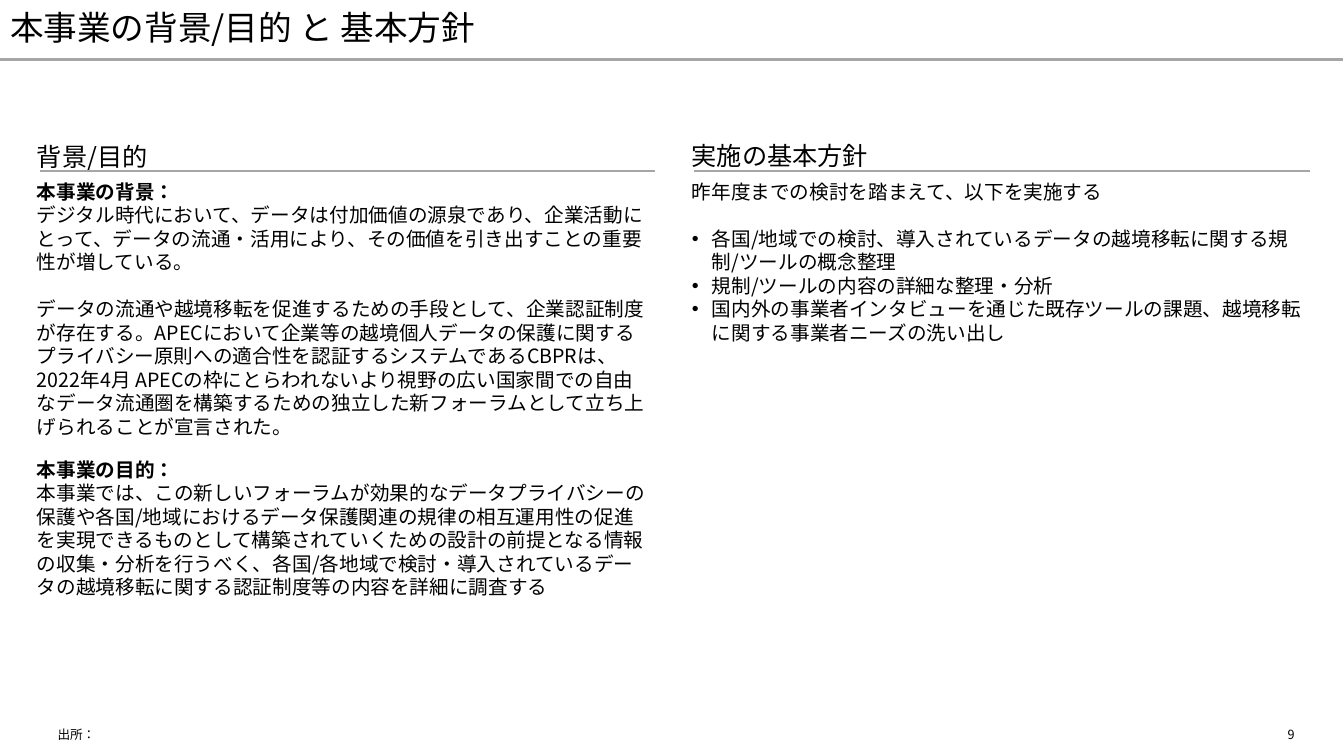
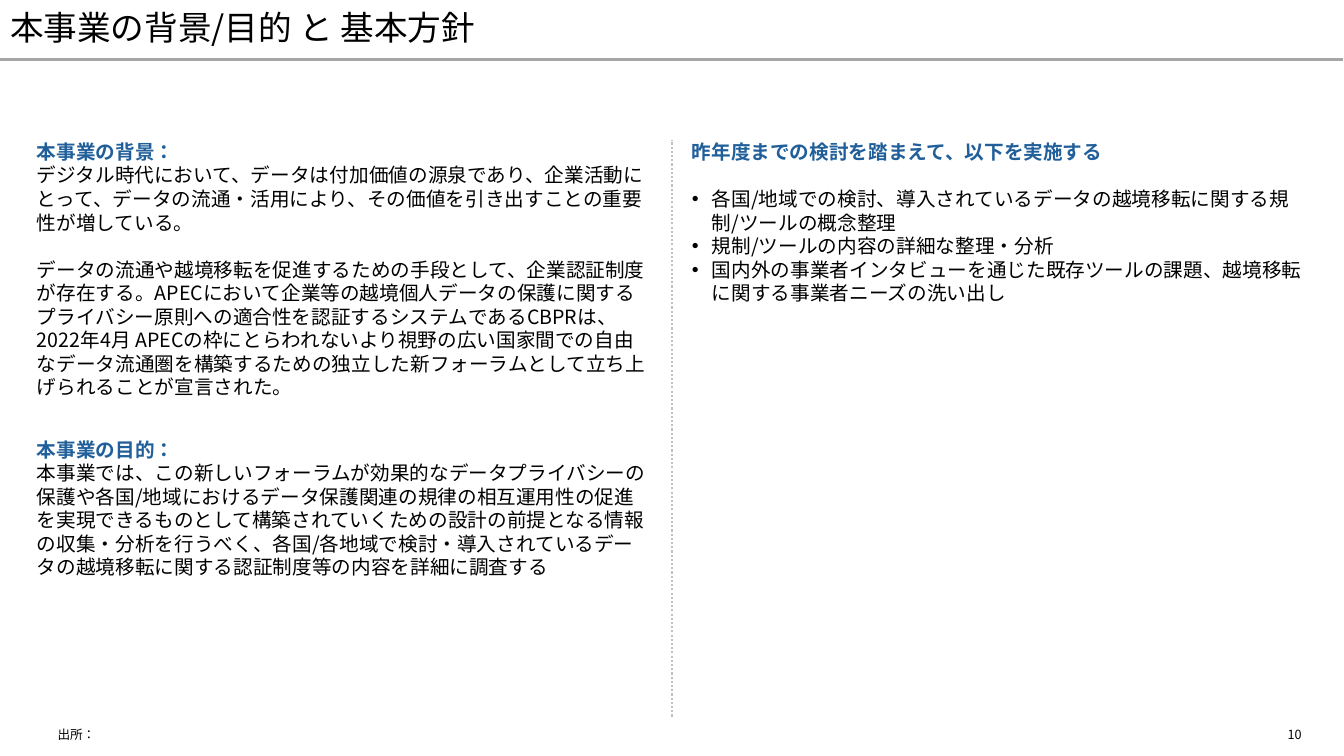
Before and after one commit to yuzucha16/dotfiles, a slide deck: slide 10 of office/Blank.potx (slide 9 before the commit). Drawn at 1344x756 pixels with LibreOffice and Linux fonts; fonts in the diff are those of the drawing. Boxes give left, top, right and bottom in pixels: in the first picture for what was removed or moved away, otherwise in the second. Text is boxed around its words. In the diff, an @@ line names an element or a change of style, - is before the commit and + after.

```diff
--- a/office/Blank.potx
+++ b/office/Blank.potx
@@ text at [37,142,174,161]: text colour #000000 to #215F9A in "本事業の背景：" @@
@@ text "本事業の背景：": place and size @@
-text "本事業の背景：" at [37,182,644,436]
+text "本事業の背景：" at [37,142,645,396]
@@ text removed at [37,144,148,172] @@
-背景/目的
@@ line added from (673, 717) to (673, 140), #BFBFBF 1.5 pt dashed @@
@@ text at [692,142,1102,161]: text colour #000000 to #215F9A, bold on in "昨年度までの検討を踏まえて、以下を実施する" @@
@@ text "昨年度までの検討を踏まえて、以下を実施する": place and size @@
-text "昨年度までの検討を踏まえて、以下を実施する" at [692,182,1301,342]
+text "昨年度までの検討を踏まえて、以下を実施する" at [692,142,1302,302]
@@ text removed at [692,143,868,171] @@
-実施の基本方針
@@ line removed from (39, 170) to (655, 170) @@
@@ line removed from (695, 170) to (1310, 170) @@
@@ text at [37,440,174,459]: text colour #000000 to #215F9A in "本事業の目的：" @@
@@ text "本事業の目的：": place and size @@
-text "本事業の目的：" at [37,460,645,596]
+text "本事業の目的：" at [37,440,645,576]
@@ page number at [1288,729,1302,739]: text changed @@
-9
+10
```
Also in this commit, not shown: 33 other slides changed, 1 slide added.
